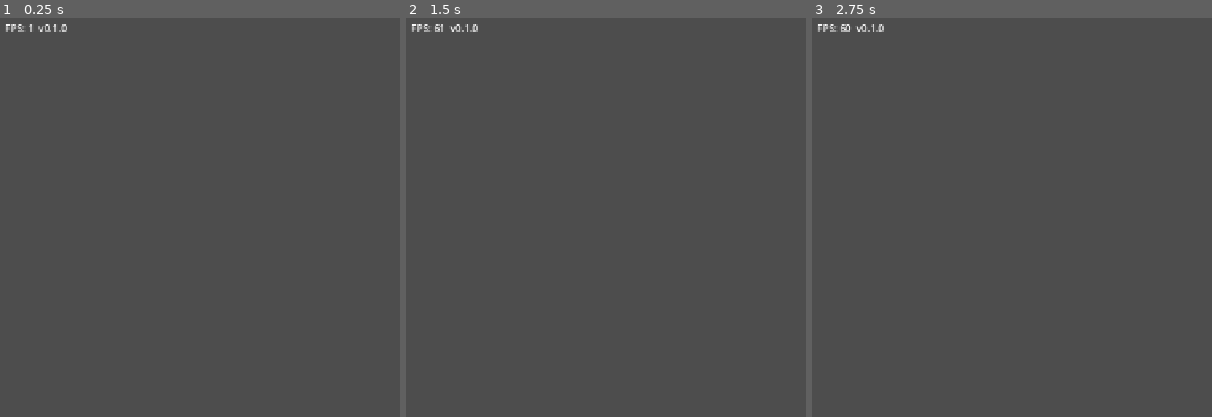
Above: before the commit, frames 1-3 (left to right).
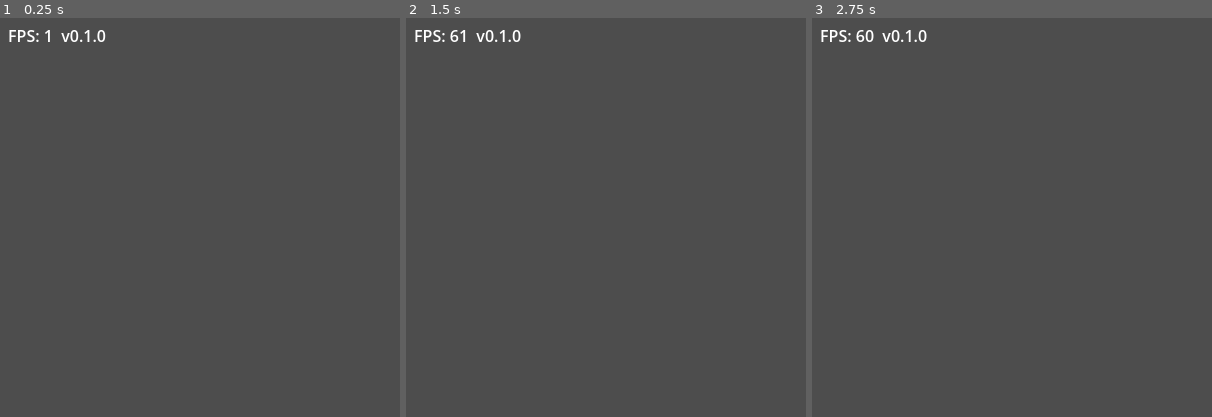
Above: after the commit, the same moments.

Repository: sfrazer/PCS2
Game: Godot game, scene res://source/core/main.tscn
The game is run twice, just before and just after one commit, with the same random seed, the same clock (stepped at 60 frames per second) and the same inputs.
Inputs (mouse positions are % of the whole screen's width and height, from its top left):
- Up to frame 1 (0.25 s): no input
- Up to frame 2 (1.5 s): tap Enter at 0.5 s; move the mouse to (72, 27) at 0.52 s; tap Alt at 0.6 s; click (72, 27) at 0.67 s; drag from (30, 33) to (45, 42) at 1.27 s
- Up to frame 3 (2.75 s): tap Space at 2 s; move the mouse to (60, 17) at 2.02 s; tap Alt at 2.1 s
The pictures show only the part of the screen within x 0-50%, y 0-50%; the shares and areas given below are measured in that part.
In our replay, the window is 800x480 before the commit and 800x800 after it. These sizes can differ from the game's own. Grey fills any space a smaller window leaves; there, only what the larger window draws over its background counts as a difference.

The runs differ from the first frame. In frame 1, 0.4% of the frame differs, in the area x 1-27%, y 1-7%; in frame 2, 0.5%; in frame 3, 0.5%, in the area x 1-29%, y 1-7%.

Commit message:
Resize canvas to 560x720 portrait; add placeholder textures; move palette right
The original 800x420 landscape canvas was incorrect for the intended PCS
layout. Resizes to 560x720 portrait to better match the original game's
proportions and gives more vertical room for element layouts. Moves palette
to the right side of the canvas to match the original PCS interface layout.

Also adds PlaceholderTexture2D to flipper construct scenes and ball so
elements are visible when placed (Sprite2D with no texture rendered nothing).

Updates all dimension references across scene files, GDScript, tests,
project.godot, and all wiki docs. All 75 tests pass.

Co-Authored-By: Claude Sonnet 4.6 <noreply@anthropic.com>

Diff:
--- a/project.godot
+++ b/project.godot
@@ -3,22 +3,17 @@
 ; since the parameters that go here are not all obvious.
 ;
 ; Format:
-;   [section] ; section goes in [] on its own line
-;   param=value ; each section is described by a key-value pair
-;
+;   [section] ; section goes between []
+;   param=value ; assign values to parameters
 
 config_version=5
-
-[editor_plugins]
-
-enabled=PackedStringArray("res://addons/gut/plugin.cfg")
 
 [application]
 
 config/name="PCS"
 config/version="0.1.0"
+run/main_scene="res://source/core/main.tscn"
 config/features=PackedStringArray("4.7", "Forward Plus")
-run/main_scene="res://source/core/main.tscn"
 run/max_fps=60
 
 [autoload]
@@ -32,13 +27,15 @@
 
 [display]
 
-window/size/viewport_width=1280
-window/size/viewport_height=768
-window/size/minimum_width=1024
-window/size/minimum_height=640
+window/size/viewport_width=800
+window/size/viewport_height=800
 window/stretch/mode="canvas_items"
-window/stretch/aspect="keep"
-window/stretch/scale_mode="fractional"
+window/size/minimum_width=760
+window/size/minimum_height=760
+
+[editor_plugins]
+
+enabled=PackedStringArray("res://addons/gut/plugin.cfg")
 
 [input]
 
@@ -71,5 +68,3 @@
 [physics]
 
 common/physics_ticks_per_second=120
-2d/default_gravity=980.0
-2d/default_gravity_vector=Vector2(0, 1)
--- a/source/data/table_data.gd
+++ b/source/data/table_data.gd
@@ -38,8 +38,8 @@
 
 func to_export_dict() -> Dictionary:
 	return {
-		"canvas_width": 800,
-		"canvas_height": 420,
+		"canvas_width": 560,
+		"canvas_height": 720,
 		"elements": elements.duplicate(true),
 	}
 
--- a/source/debug/physics_sandbox.tscn
+++ b/source/debug/physics_sandbox.tscn
@@ -8,13 +8,17 @@
 script = ExtResource("1_sand1")
 
 [node name="SubViewportContainer" type="SubViewportContainer" parent="."]
-offset_right = 800.0
-offset_bottom = 420.0
+offset_right = 560.0
+offset_bottom = 720.0
 
 [node name="SandboxViewport" type="SubViewport" parent="SubViewportContainer"]
-size = Vector2i(800, 420)
+size = Vector2i(560, 720)
+
+[node name="Background" type="ColorRect" parent="SubViewportContainer/SandboxViewport"]
+color = Color(0.08, 0.22, 0.08, 1)
+size = Vector2(560, 720)
 
 [node name="TableBoundary" parent="SubViewportContainer/SandboxViewport" instance=ExtResource("2_bndry")]
 
 [node name="Ball" parent="SubViewportContainer/SandboxViewport" instance=ExtResource("3_ball1")]
-position = Vector2(400, 50)
+position = Vector2(280, 50)
--- a/source/debug/tests/test_save_load_manager.gd
+++ b/source/debug/tests/test_save_load_manager.gd
@@ -69,8 +69,8 @@
 	assert_true(d.has("canvas_height"))
 	assert_true(d.has("elements"))
 	assert_false(d.has("version"))
-	assert_eq(d["canvas_width"], 800.0)
-	assert_eq(d["canvas_height"], 420.0)
+	assert_eq(d["canvas_width"], 560.0)
+	assert_eq(d["canvas_height"], 720.0)
 	assert_eq((d["elements"] as Array).size(), 1)
 
 	_cleanup(path)
--- a/source/debug/tests/test_table_data.gd
+++ b/source/debug/tests/test_table_data.gd
@@ -35,8 +35,8 @@
 	assert_true(d.has("canvas_height"))
 	assert_true(d.has("elements"))
 	assert_false(d.has("version"))
-	assert_eq(d["canvas_width"], 800)
-	assert_eq(d["canvas_height"], 420)
+	assert_eq(d["canvas_width"], 560)
+	assert_eq(d["canvas_height"], 720)
 	assert_eq(d["elements"].size(), 1)
 
 
--- a/source/gameplay/ball/ball.tscn
+++ b/source/gameplay/ball/ball.tscn
@@ -1,9 +1,12 @@
-[gd_scene load_steps=3 format=3]
+[gd_scene load_steps=4 format=3]
 
 [ext_resource type="Script" path="res://source/gameplay/ball/ball.gd" id="1_ball01"]
 
 [sub_resource type="CircleShape2D" id="1_circ01"]
 radius = 10.0
+
+[sub_resource type="PlaceholderTexture2D" id="2_phld1"]
+size = Vector2(20, 20)
 
 [node name="Ball" type="RigidBody2D"]
 collision_layer = 1
@@ -15,3 +18,4 @@
 shape = SubResource("1_circ01")
 
 [node name="Sprite2D" type="Sprite2D" parent="."]
+texture = SubResource("2_phld1")
--- a/source/gameplay/construction/construction_manager.gd
+++ b/source/gameplay/construction/construction_manager.gd
@@ -153,5 +153,5 @@
 func _to_viewport_pos(container_pos: Vector2) -> Vector2:
 	# gui_input gives positions in SubViewportContainer-local space; the SubViewport
 	# may be a different resolution. Explicit conversion keeps placement and picking in
-	# sync if either size ever changes (currently both are 800x420, ratio = 1:1).
+	# sync if either size ever changes (currently both are 560x720, ratio = 1:1).
 	return container_pos * (Vector2(_table_viewport.size) / Vector2(_table_area.size))
--- a/source/gameplay/construction/construction_scene.tscn
+++ b/source/gameplay/construction/construction_scene.tscn
@@ -26,23 +26,27 @@
 [node name="PlayButton" type="Button" parent="Toolbar"]
 text = "Play"
 
-[node name="Palette" type="VBoxContainer" parent="."]
+[node name="TableArea" type="SubViewportContainer" parent="."]
 offset_top = 40.0
-offset_right = 120.0
-offset_bottom = 460.0
-
-[node name="TableArea" type="SubViewportContainer" parent="."]
-offset_left = 120.0
-offset_top = 40.0
-offset_right = 920.0
-offset_bottom = 460.0
+offset_right = 560.0
+offset_bottom = 760.0
 
 [node name="TableViewport" type="SubViewport" parent="TableArea"]
 handle_input_locally = false
-size = Vector2i(800, 420)
+size = Vector2i(560, 720)
 physics_object_picking = true
 
+[node name="TableBackground" type="ColorRect" parent="TableArea/TableViewport"]
+color = Color(0.08, 0.22, 0.08, 1)
+size = Vector2(560, 720)
+
 [node name="PlacedElements" type="Node2D" parent="TableArea/TableViewport"]
+
+[node name="Palette" type="VBoxContainer" parent="."]
+offset_left = 560.0
+offset_top = 40.0
+offset_right = 760.0
+offset_bottom = 760.0
 
 [connection signal="pressed" from="Toolbar/SaveButton" to="." method="_on_save_pressed"]
 [connection signal="pressed" from="Toolbar/LoadButton" to="." method="_on_load_pressed"]
--- a/source/gameplay/elements/flipper/flipper_left_construct.tscn
+++ b/source/gameplay/elements/flipper/flipper_left_construct.tscn
@@ -1,11 +1,15 @@
-[gd_scene load_steps=2 format=3]
+[gd_scene load_steps=3 format=3]
 
 [sub_resource type="RectangleShape2D" id="1_rect01"]
+size = Vector2(80, 16)
+
+[sub_resource type="PlaceholderTexture2D" id="2_phld1"]
 size = Vector2(80, 16)
 
 [node name="FlipperLeftConstruct" type="Node2D"]
 
 [node name="Sprite2D" type="Sprite2D" parent="."]
+texture = SubResource("2_phld1")
 offset = Vector2(40, 0)
 
 [node name="Area2D" type="Area2D" parent="."]
--- a/source/gameplay/elements/flipper/flipper_right_construct.tscn
+++ b/source/gameplay/elements/flipper/flipper_right_construct.tscn
@@ -1,12 +1,16 @@
-[gd_scene load_steps=2 format=3]
+[gd_scene load_steps=3 format=3]
 
 [sub_resource type="RectangleShape2D" id="1_rect01"]
+size = Vector2(80, 16)
+
+[sub_resource type="PlaceholderTexture2D" id="2_phld1"]
 size = Vector2(80, 16)
 
 [node name="FlipperRightConstruct" type="Node2D"]
 
 [node name="Sprite2D" type="Sprite2D" parent="."]
 flip_h = true
+texture = SubResource("2_phld1")
 offset = Vector2(40, 0)
 
 [node name="Area2D" type="Area2D" parent="."]
--- a/source/gameplay/play/table_boundary.tscn
+++ b/source/gameplay/play/table_boundary.tscn
@@ -1,33 +1,33 @@
 [gd_scene load_steps=5 format=3]
 
 [sub_resource type="RectangleShape2D" id="1_left01"]
-size = Vector2(10, 440)
+size = Vector2(10, 740)
 
 [sub_resource type="RectangleShape2D" id="2_right0"]
-size = Vector2(10, 440)
+size = Vector2(10, 740)
 
 [sub_resource type="RectangleShape2D" id="3_top001"]
-size = Vector2(820, 10)
+size = Vector2(580, 10)
 
 [sub_resource type="RectangleShape2D" id="4_bot001"]
-size = Vector2(820, 10)
+size = Vector2(580, 10)
 
 [node name="TableBoundary" type="StaticBody2D"]
 collision_layer = 2
 collision_mask = 1
 
 [node name="LeftWall" type="CollisionShape2D" parent="."]
-position = Vector2(-5, 210)
+position = Vector2(-5, 360)
 shape = SubResource("1_left01")
 
 [node name="RightWall" type="CollisionShape2D" parent="."]
-position = Vector2(805, 210)
+position = Vector2(565, 360)
 shape = SubResource("2_right0")
 
 [node name="TopWall" type="CollisionShape2D" parent="."]
-position = Vector2(400, -5)
+position = Vector2(280, -5)
 shape = SubResource("3_top001")
 
 [node name="BottomWall" type="CollisionShape2D" parent="."]
-position = Vector2(400, 425)
+position = Vector2(280, 725)
 shape = SubResource("4_bot001")
Not shown, changed: CLAUDE.md
Not shown, changed: docs/wiki/architecture.md
Not shown, changed: docs/wiki/build-plan.md
Not shown, changed: docs/wiki/element-specs.md
Not shown, changed: docs/wiki/json-schema.md
Not shown, changed: docs/wiki/platform-delivery.md
Not shown, changed: docs/wiki/product-brief.md
Not shown, changed: docs/wiki/user-stories.md
